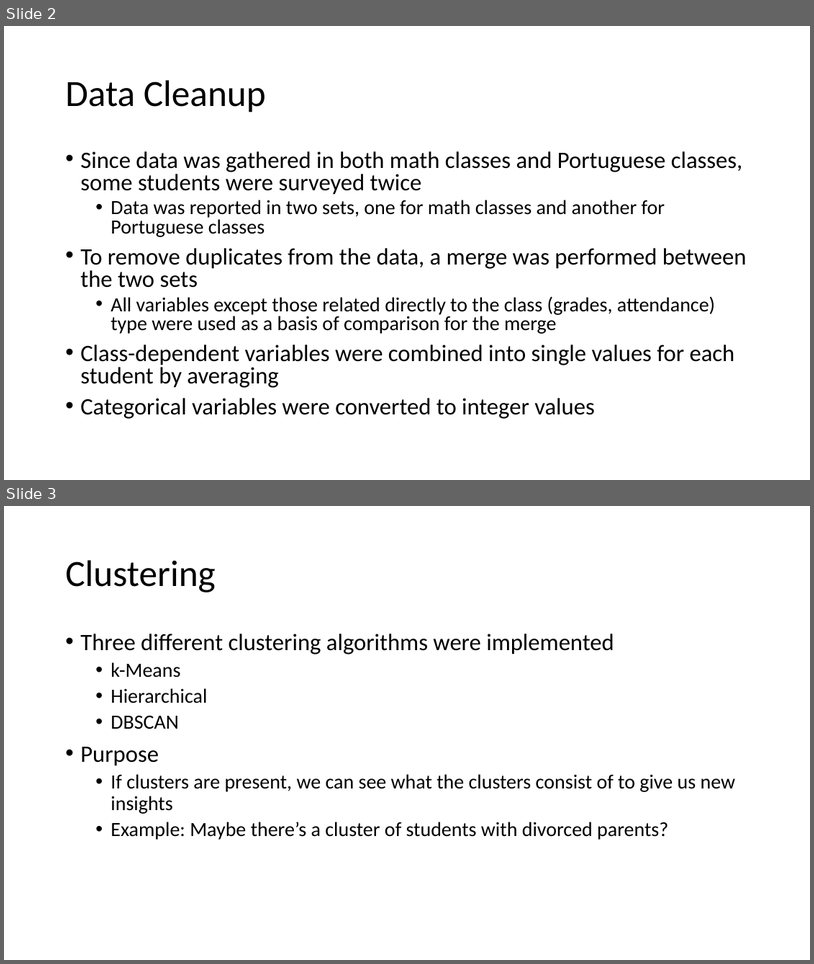
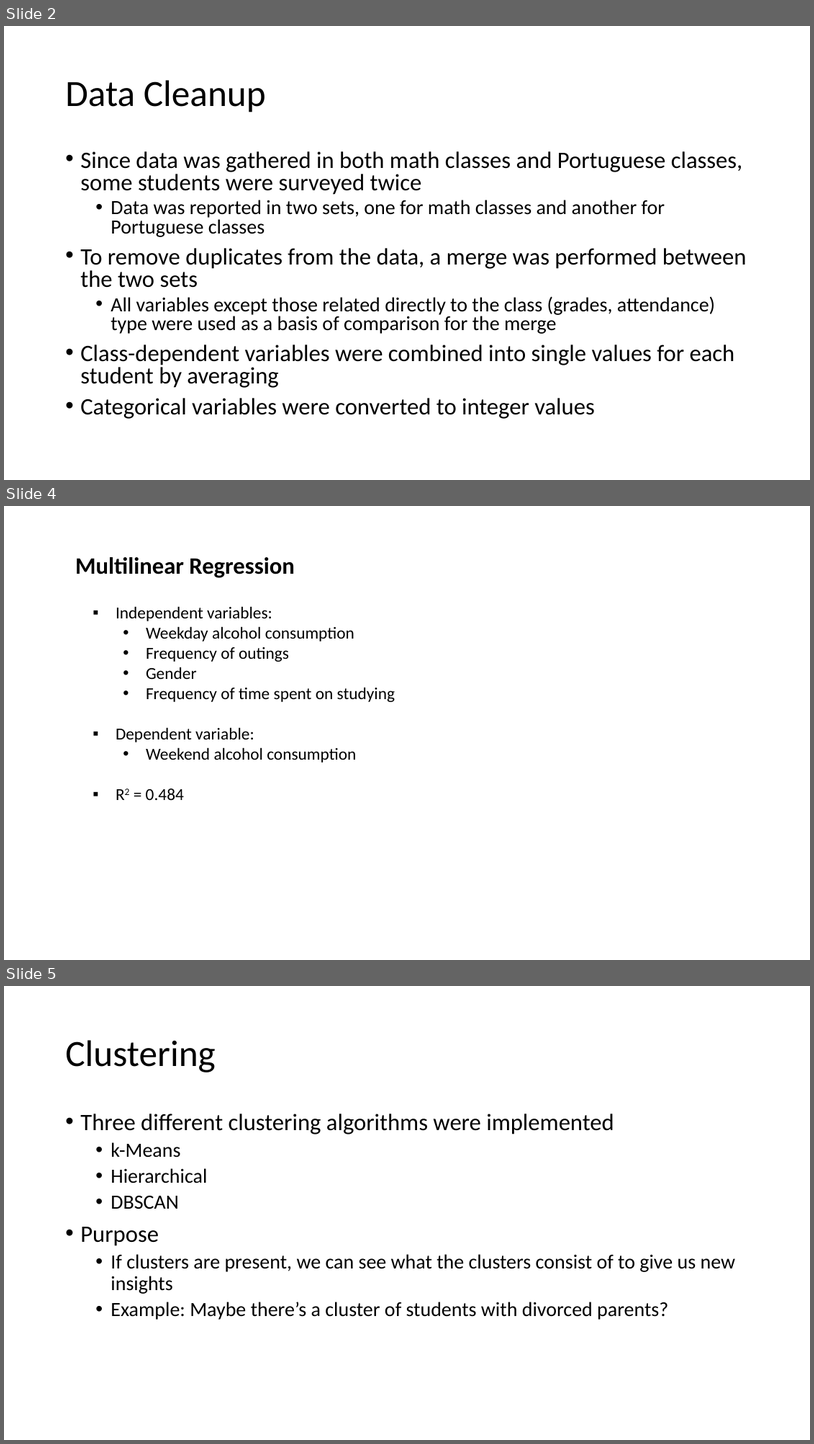
Before and after one commit to fagan2888/DataSci_Final_Project, a slide deck: Slides/Nipun Slides.pptx. Shown one above the other, each under a label of ours: slides 2 and 3 before the commit, slides 2, 4 and 5 after it; the slides between them are not shown. The pictures are 814x964 and 814x1444 pixels, drawn with LibreOffice and Linux fonts; fonts in the diff are those of the drawing. Boxes give left, top, right and bottom in pixels: in the first picture for what was removed or moved away, otherwise in the second. Text is boxed around its words. In the diff, an @@ line names an element or a change of style, - is before the commit and + after.

```diff
--- a/Slides/Nipun Slides.pptx
+++ b/Slides/Nipun Slides.pptx
@@ slide 4 added at (4,506,810,960), background #FFFFFF @@
@@ text added at (75,557,295,578), 28 pt, text #000000, bold @@
+Multilinear Regression
@@ text added at (116,606,395,800), 20 pt, text #000000 @@
+▪ Independent variables:
+  • Weekday alcohol consumption
+  • Frequency of outings
+  • Gender
+  • Frequency of time spent on studying
+▪ Dependent variable:
+  • Weekend alcohol consumption
+▪ R2 = 0.484
@@ what was slide 3 is now slide 5 @@
```
Also in this commit, not shown: 2 other slides added.
